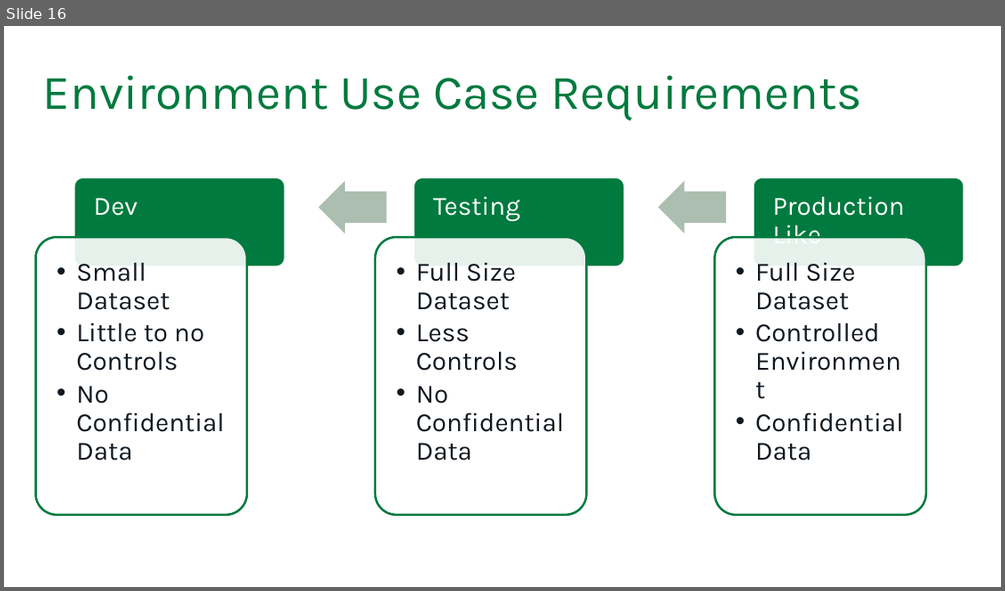
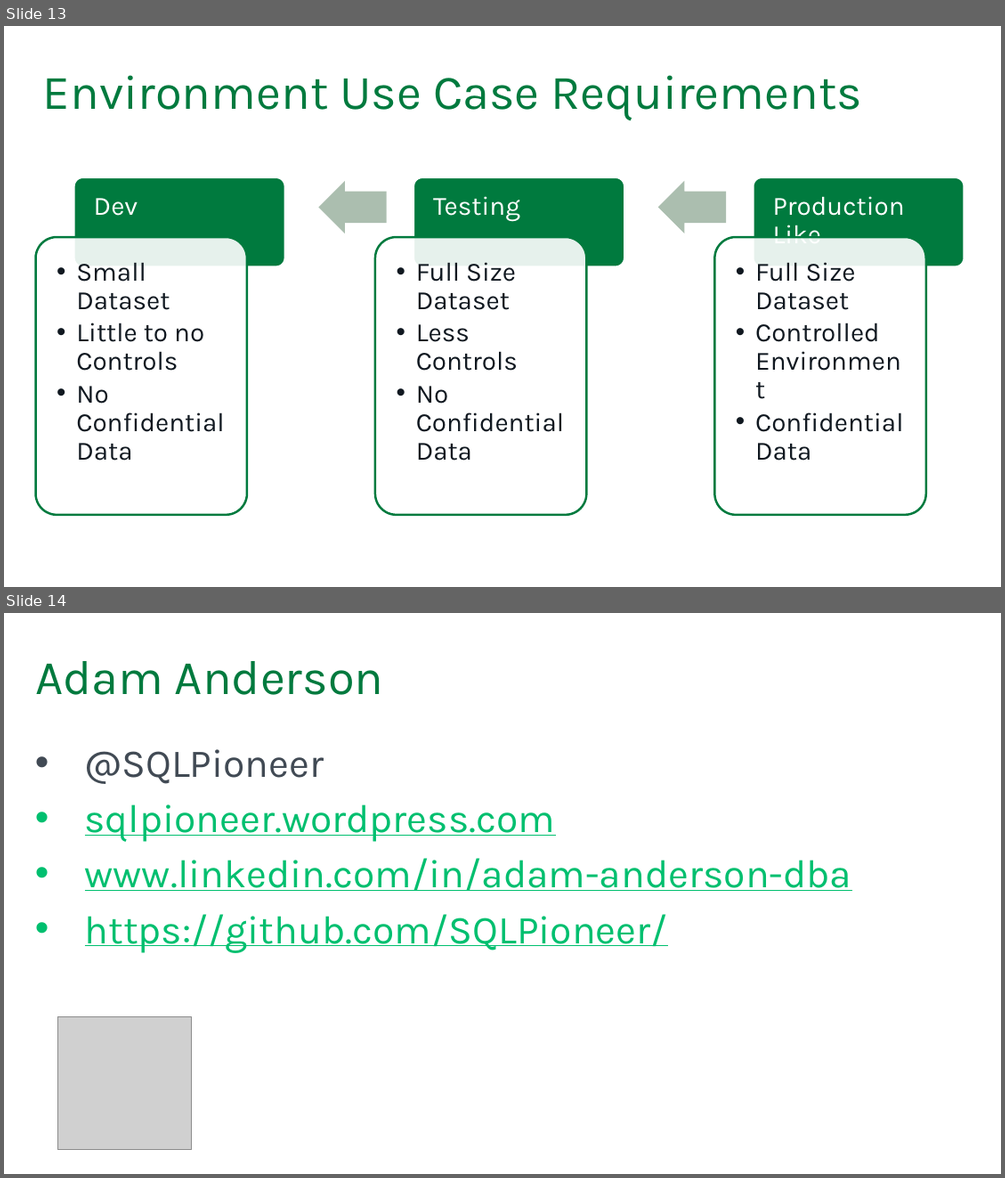
Before and after one commit to SQLPioneer/Presentations, a slide deck: TestingBasics/Database Testing.pptx. Shown one above the other, each under a label of ours: slide 16 before the commit, slides 13 and 14 after it. The pictures are 1005x591 and 1005x1178 pixels, drawn with LibreOffice and Linux fonts; fonts in the diff are those of the drawing; grey boxes stand for pictures; background and template pictures are left out. Boxes give left, top, right and bottom in pixels: in the first picture for what was removed or moved away, otherwise in the second. Text is boxed around its words. In the diff, an @@ line names an element or a change of style, - is before the commit and + after.

```diff
--- a/TestingBasics/Database Testing.pptx
+++ b/TestingBasics/Database Testing.pptx
@@ slide 14 added at bbox=[4, 613, 1001, 1174], background #FFFFFF @@
@@ title added at bbox=[35, 661, 383, 695], 44 pt, text #007A3E @@
+Adam Anderson
@@ text added at bbox=[85, 749, 852, 953], 36 pt, text #00BF6F, underline @@
+• @SQLPioneer
+• sqlpioneer.wordpress.com
+• www.linkedin.com/in/adam-anderson-dba
+• https://github.com/SQLPioneer/
@@ picture added at bbox=[57, 1016, 191, 1150] @@
@@ what was slide 16 is now slide 13 @@
```
Also in this commit, not shown: 2 slides changed, 3 slides removed, 9 other files.
